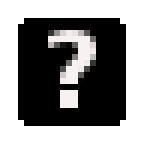
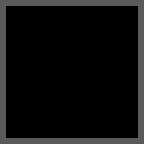
Layers edited between the first and the second w=144, h=144 image:
added layer "TetrisBackground" above "TetrisRed" over (x1=0, y1=0, x2=144, y2=144)
added layer "TetrisRed" above "TetrisOrange" over (x1=6, y1=6, x2=138, y2=138)
added layer "TetrisOrange" above "TetrisYellow" over (x1=6, y1=6, x2=138, y2=138)
added layer "TetrisYellow" above "TetrisViolet" over (x1=6, y1=6, x2=138, y2=138)
added layer "TetrisViolet" above "TetrisDarkBlueBlue" over (x1=6, y1=6, x2=138, y2=138)
added layer "TetrisDarkBlueBlue" above "TetrisLightBlue" over (x1=6, y1=6, x2=138, y2=138)
added layer "TetrisLightBlue" above "TetrisLightGreen" over (x1=6, y1=6, x2=138, y2=138)
added layer "TetrisLightGreen" above "Marked" over (x1=6, y1=6, x2=138, y2=138)
hid "?" over (x1=48, y1=30, x2=96, y2=108)
hid "Box" over (x1=18, y1=18, x2=126, y2=126)
